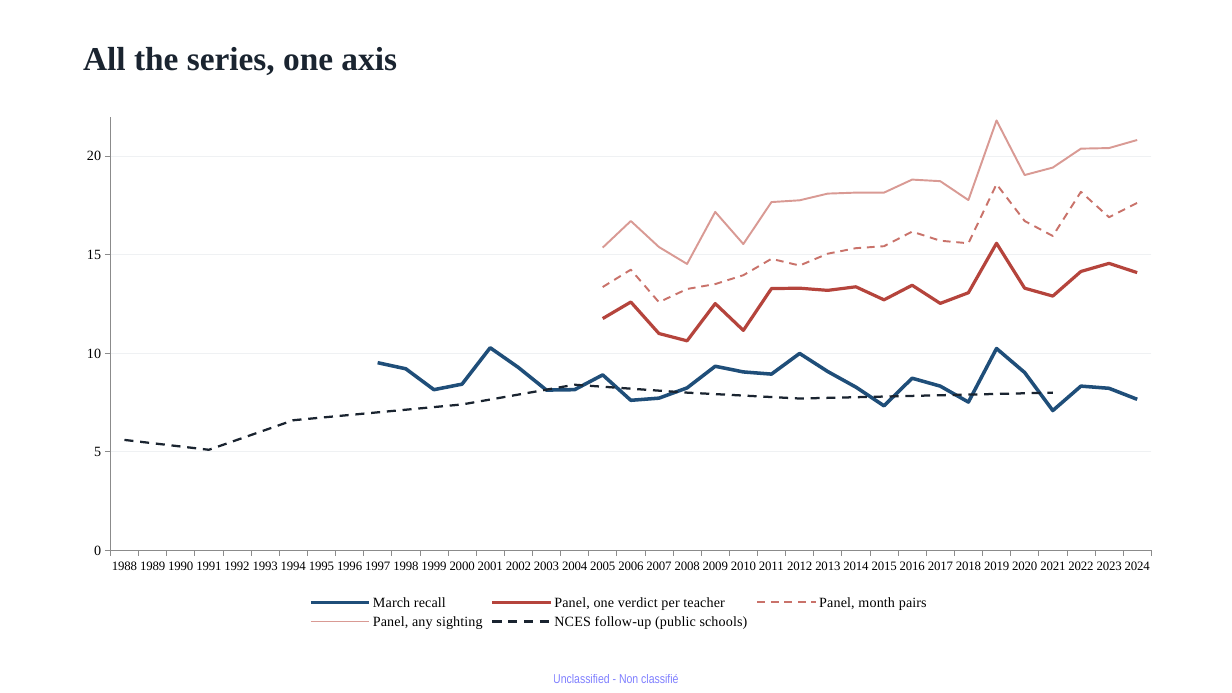
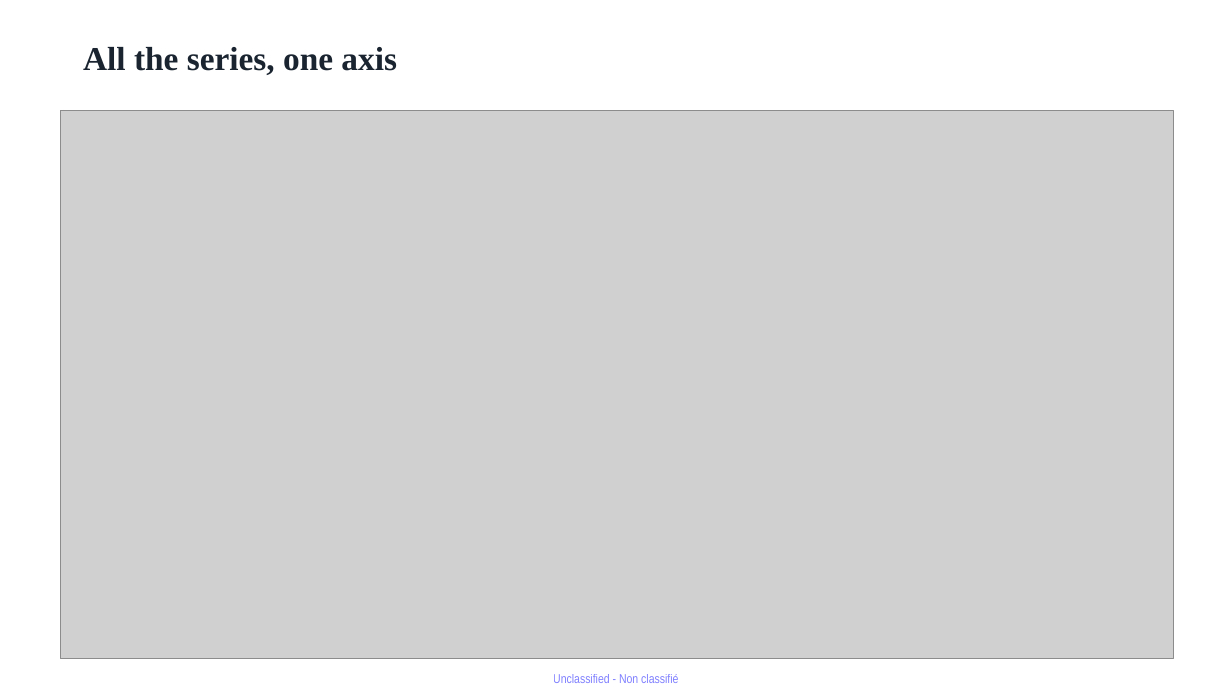
Before and after one commit to jedr1-ship-it/Alternative-Pathways----Quant, a slide deck: slide 10 of report/Proyect_US_v3.pptx. Drawn at 1232x693 pixels with LibreOffice and Linux fonts; fonts in the diff are those of the drawing; grey boxes stand for pictures. Boxes give left, top, right and bottom in pixels: in the first picture for what was removed or moved away, otherwise in the second. Text is boxed around its words. In the diff, an @@ line names an element or a change of style, - is before the commit and + after.

```diff
--- a/report/Proyect_US_v3.pptx
+++ b/report/Proyect_US_v3.pptx
@@ picture added at <box>60,111,1174,659</box> @@
@@ line chart removed at <box>65,106,1174,633</box> @@
-categories: 1988, 1989, 1990, 1991, 1992, 1993, 1994, 1995, 1996, 1997, 1998, 1999, 2000, 2001, 2002, 2003, 2004, 2005, 2006, 2007, 2008, 2009, 2010, 2011, 2012, 2013, 2014, 2015, 2016, 2017, 2018, 2019, 2020, 2021, 2022, 2023, 2024
-March recall: -, -, -, -, -, -, -, -, -, 9.5, 9.2, 8.2, 8.4, 10.3, 9.3, 8.1, 8.2, 8.9, 7.6, 7.7, 8.2, 9.3, 9.1, 8.9, 10, 9.1, 8.3, 7.3, 8.7, 8.3, 7.5, 10.2, 9, 7.1, 8.3, 8.2, 7.7
-Panel, one verdict per teacher: -, -, -, -, -, -, -, -, -, -, -, -, -, -, -, -, -, 11.8, 12.6, 11, 10.6, 12.5, 11.2, 13.3, 13.3, 13.2, 13.4, 12.7, 13.4, 12.5, 13.1, 15.6, 13.3, 12.9, 14.2, 14.6, 14.1
-Panel, month pairs: -, -, -, -, -, -, -, -, -, -, -, -, -, -, -, -, -, 13.4, 14.2, 12.6, 13.3, 13.5, 14, 14.8, 14.4, 15.1, 15.3, 15.4, 16.2, 15.7, 15.6, 18.6, 16.7, 15.9, 18.2, 16.9, 17.6
-Panel, any sighting: -, -, -, -, -, -, -, -, -, -, -, -, -, -, -, -, -, 15.4, 16.7, 15.4, 14.5, 17.2, 15.5, 17.7, 17.8, 18.1, 18.1, 18.1, 18.8, 18.7, 17.8, 21.8, 19, 19.4, 20.4, 20.4, 20.8
-NCES follow-up (public schools): 5.6, -, -, 5.1, -, -, 6.6, -, -, -, -, -, 7.4, -, -, -, 8.4, -, -, -, 8, -, -, -, 7.7, -, -, -, -, -, -, -, -, 8, -, -, -
```
Also in this commit, not shown: 7 other slides changed, 3 other files.
